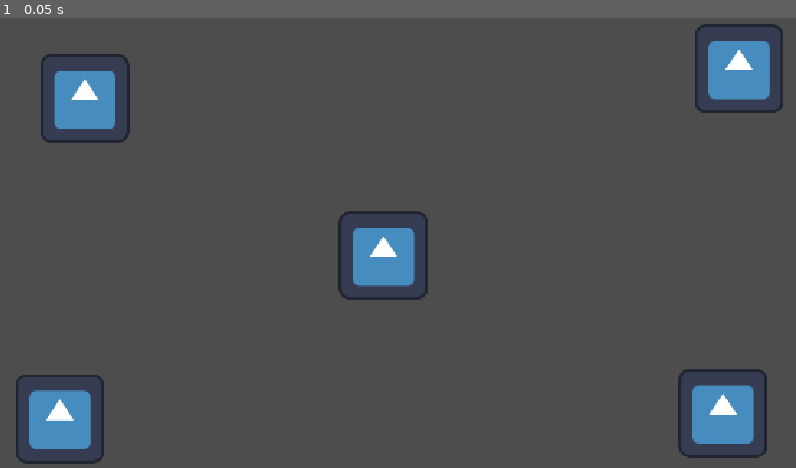
Above: before the commit, frame 1.
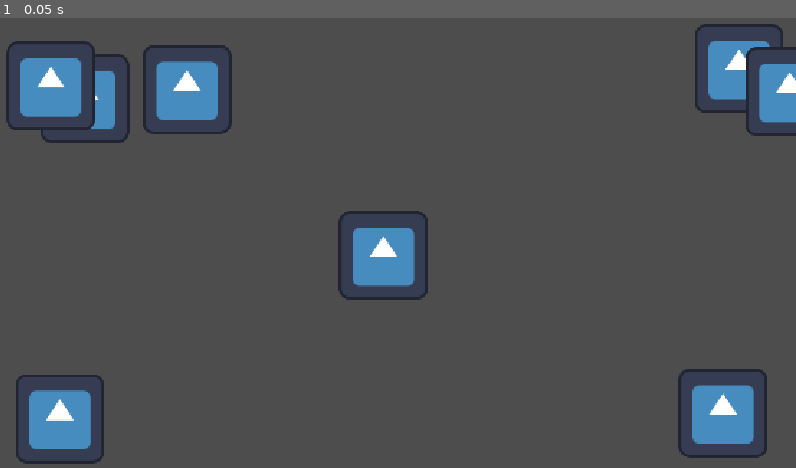
Above: after the commit, the same moment.

Repository: Maspoly/TestsGodot
Game: Godot game, scene res://node_2d.tscn
The game is run twice, just before and just after one commit, with the same random seed, the same clock (stepped at 60 frames per second) and the same inputs. The engine's default icon, where the game draws it, is replaced by a stand-in: a white triangle on a blue panel in a dark square.
Inputs:
- Up to frame 1 (0.05 s): no input

The runs differ from the first frame. In frame 1, 3.4% of the frame differs, in the area x 0-100%, y 5-27%.

Commit message:
first commit222

Diff:
--- /dev/null
+++ b/icon.gd
@@ -0,0 +1,11 @@
+extends Node2D
+
+
+# Called when the node enters the scene tree for the first time.
+func _ready() -> void:
+	pass # Replace with function body.
+
+
+# Called every frame. 'delta' is the elapsed time since the previous frame.
+func _process(delta: float) -> void:
+	pass
--- a/node_2d.tscn
+++ b/node_2d.tscn
@@ -2,9 +2,24 @@
 
 [ext_resource type="Script" uid="uid://bavcjuer4qrya" path="res://node_2d.gd" id="1_wtcfe"]
 [ext_resource type="PackedScene" uid="uid://xmh5uqtkcudc" path="res://kjhwbq4vt.tscn" id="2_0e48y"]
+[ext_resource type="Texture2D" uid="uid://lt25mri2cvvh" path="res://icon.svg" id="2_epypp"]
+[ext_resource type="PackedScene" uid="uid://h2g8ch1xdy1l" path="res://oioioio.tscn" id="3_0hol4"]
+[ext_resource type="Script" uid="uid://br5w3ybci1dya" path="res://oioioio.gd" id="4_q6r6c"]
 
 [node name="Node2D" type="Node2D" unique_id=1549883522]
 script = ExtResource("1_wtcfe")
 
 [node name="Kjhwbq4Vt" parent="." unique_id=874480228 instance=ExtResource("2_0e48y")]
 position = Vector2(1, 1)
+
+[node name="Node2D" parent="." unique_id=327813400 instance=ExtResource("3_0hol4")]
+position = Vector2(1081, 11)
+script = ExtResource("4_q6r6c")
+
+[node name="Icon" type="Sprite2D" parent="." unique_id=771204576]
+position = Vector2(79, 98)
+texture = ExtResource("2_epypp")
+
+[node name="Icon2" type="Sprite2D" parent="." unique_id=687288276]
+position = Vector2(275, 103)
+texture = ExtResource("2_epypp")
--- /dev/null
+++ b/oioioio.gd
@@ -0,0 +1,11 @@
+extends Node2D
+
+
+# Called when the node enters the scene tree for the first time.
+func _ready() -> void:
+	pass # Replace with function body.
+
+
+# Called every frame. 'delta' is the elapsed time since the previous frame.
+func _process(delta: float) -> void:
+	pass
Not shown, added: icon.gd.uid
Not shown, added: oioioio.gd.uid
